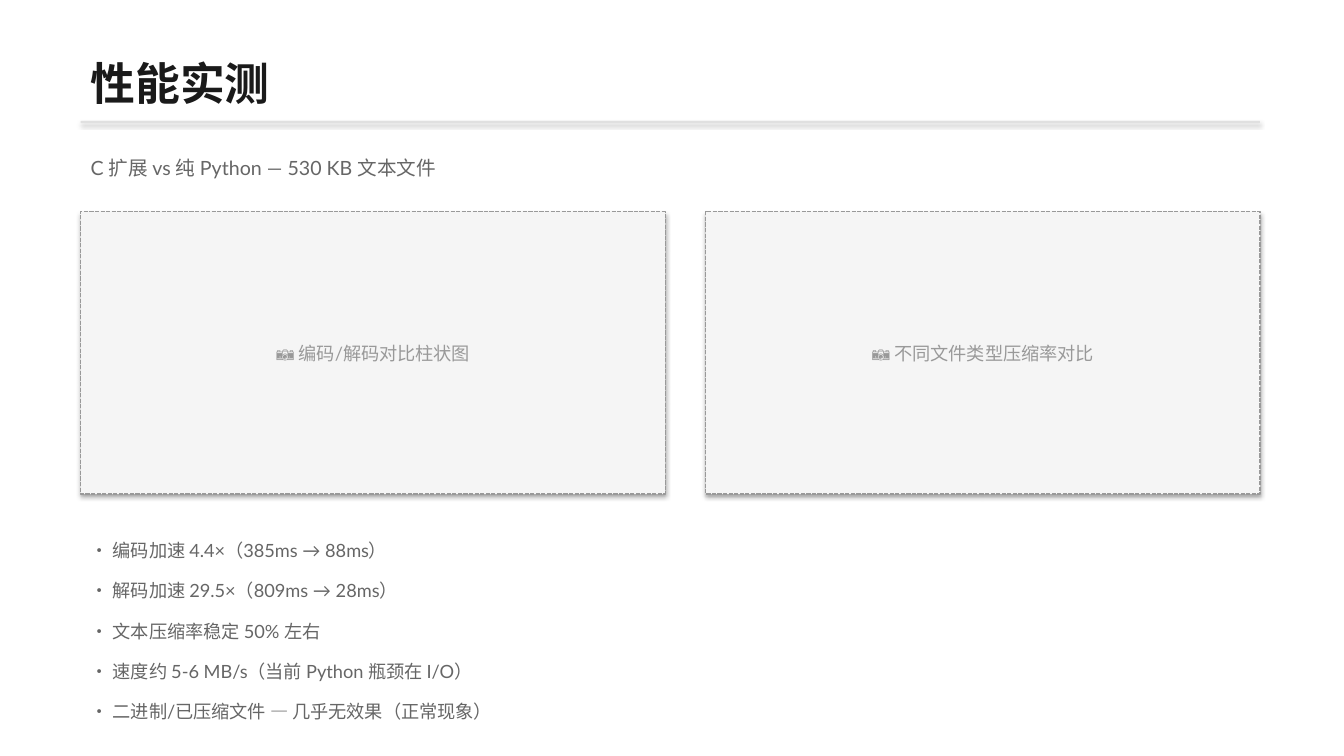
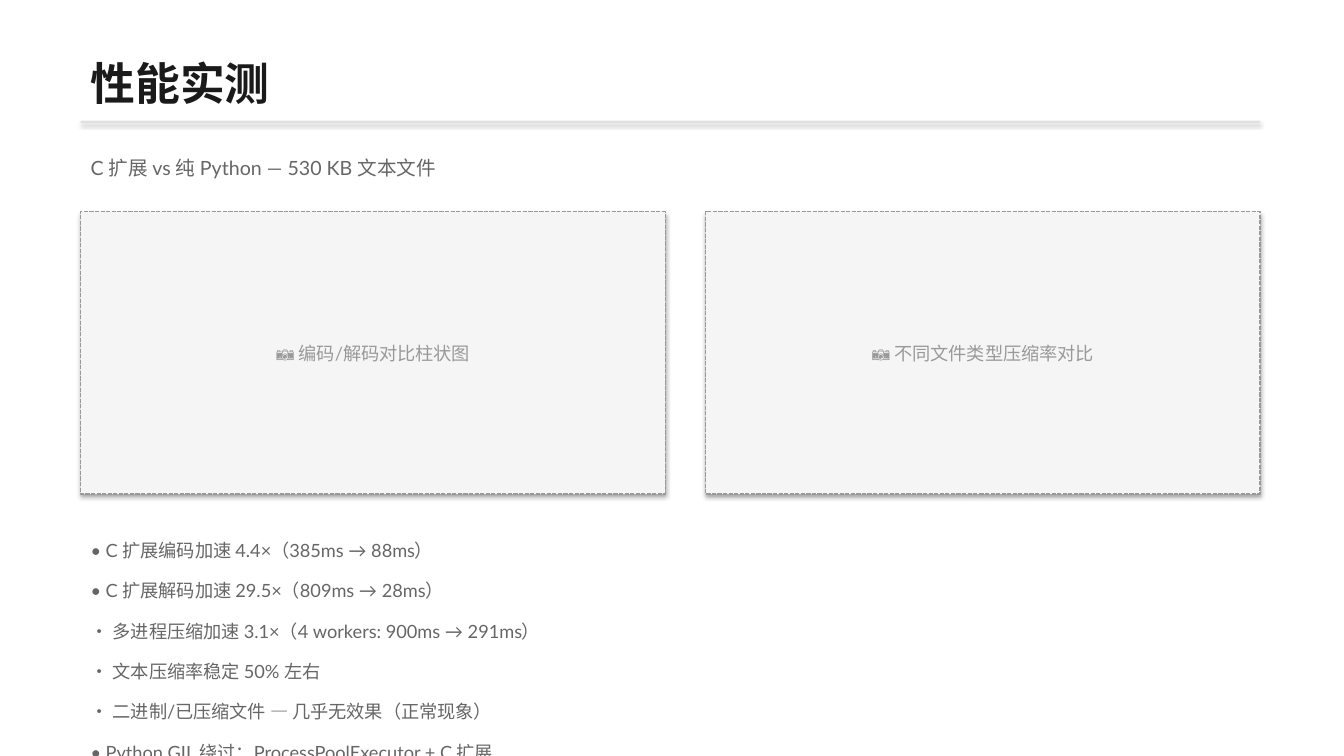
Before and after one commit to Eric-huang799/hcompress, a slide deck: slide 6 of demo/hcompress-demo.pptx. Drawn at 1344x756 pixels with LibreOffice and Linux fonts; fonts in the diff are those of the drawing. Boxes give left, top, right and bottom in pixels: in the first picture for what was removed or moved away, otherwise in the second. Text is boxed around its words. In the diff, an @@ line names an element or a change of style, - is before the commit and + after.

```diff
--- a/demo/hcompress-demo.pptx
+++ b/demo/hcompress-demo.pptx
@@ text at (x1=106, y1=541, x2=433, y2=559): text changed @@
-• 编码加速 4.4×（385ms → 88ms）
+• C 扩展编码加速 4.4×（385ms → 88ms）
@@ text at (x1=106, y1=581, x2=444, y2=599): text changed @@
-• 解码加速 29.5×（809ms → 28ms）
+• C 扩展解码加速 29.5×（809ms → 28ms）
@@ text added at (x1=113, y1=622, x2=540, y2=640), 13 pt, text #666666 @@
+• 多进程压缩加速 3.1×（4 workers: 900ms → 291ms）
@@ text "• 文本压缩率稳定 50% 左右" moved from (x1=113, y1=623, x2=320, y2=640) to (x1=113, y1=663, x2=320, y2=680) @@
@@ text removed at (x1=113, y1=662, x2=473, y2=681) @@
-• 速度约 5-6 MB/s（当前 Python 瓶颈在 I/O）
@@ text added at (x1=81, y1=736, x2=1190, y2=756), 13 pt, text #666666 @@
+• Python GIL 绕过：ProcessPoolExecutor + C 扩展
```
Also in this commit, not shown: 1 slide added, 2 other files.
